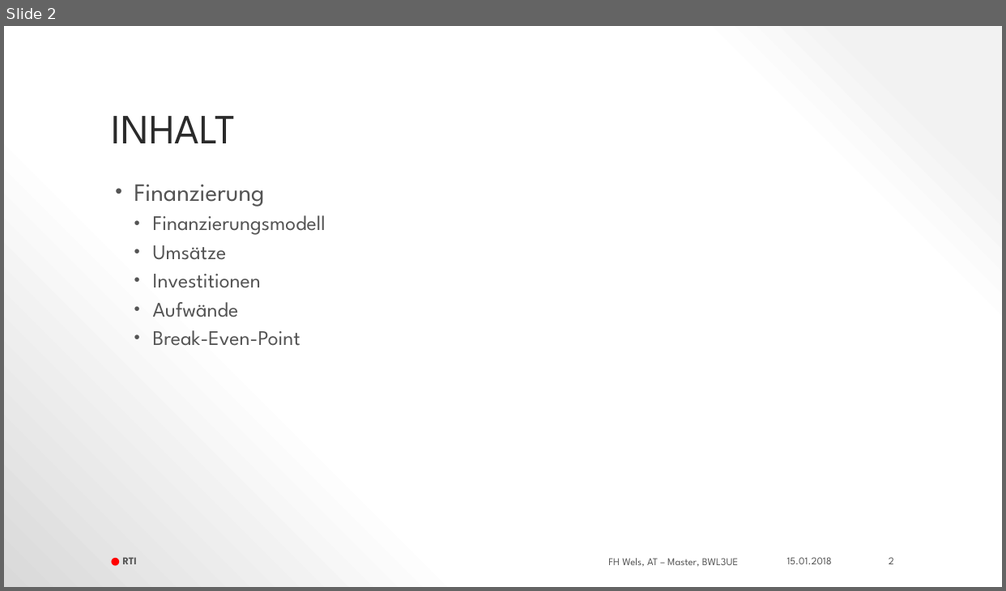
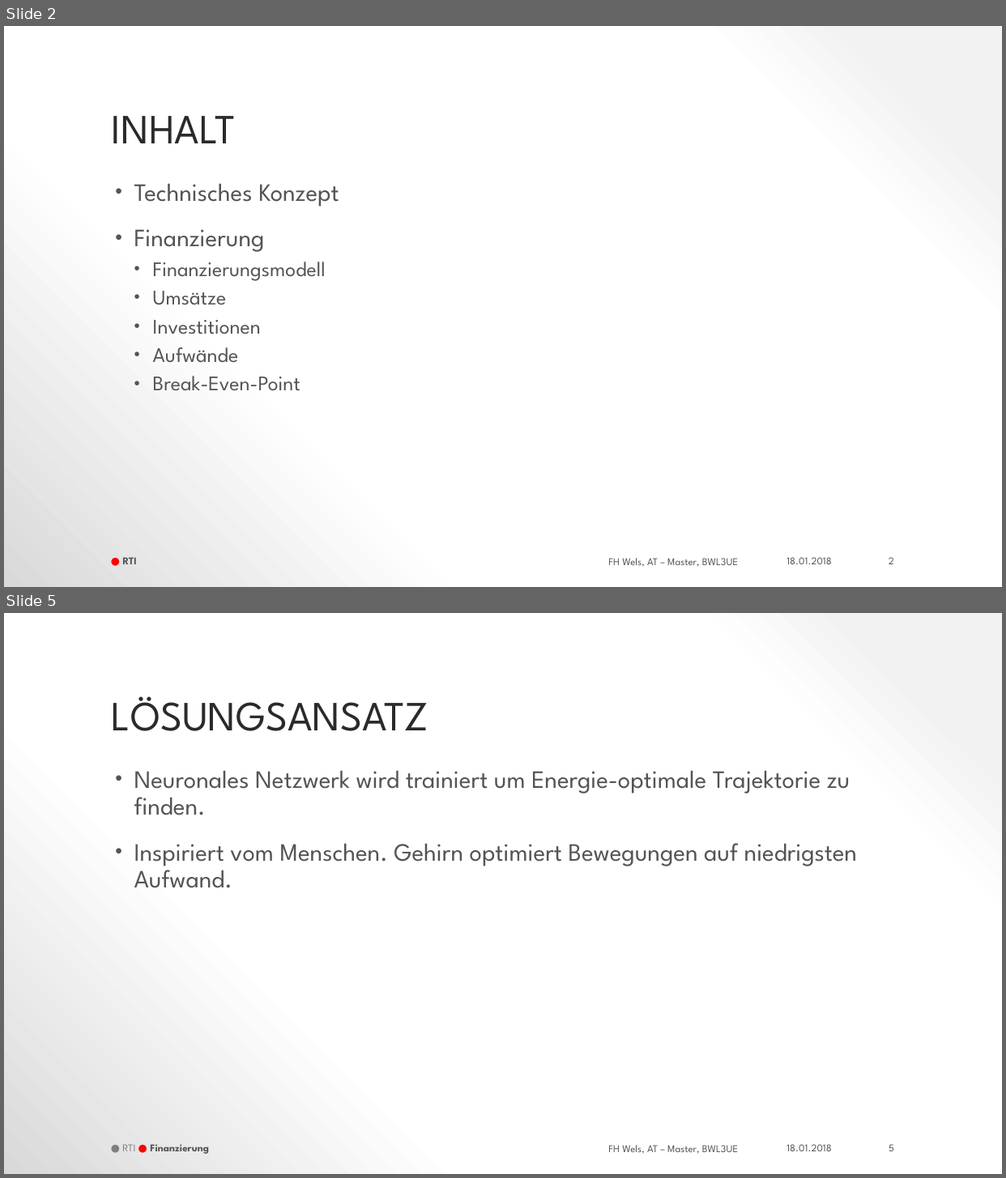
Before and after one commit to thunderbug1/BWL, a slide deck: Präsentation/RTI_Businessplan.pptx. Shown one above the other, each under a label of ours: slide 2 before the commit, slides 2 and 5 after it; the slides between them are not shown. The pictures are 1006x591 and 1006x1178 pixels, drawn with LibreOffice and Linux fonts; fonts in the diff are those of the drawing. Boxes give left, top, right and bottom in pixels: in the first picture for what was removed or moved away, otherwise in the second. Text is boxed around its words. In the diff, an @@ line names an element or a change of style, - is before the commit and + after.

```diff
--- a/Präsentation/RTI_Businessplan.pptx
+++ b/Präsentation/RTI_Businessplan.pptx
@@ slide 5 added at <box>4,613,1002,1174</box>, background gradient #F2F2F2 to #FFFFFF to #D9D9D9; not listed: 1 template element that a slide beside it also shows @@
@@ title added at <box>112,696,429,731</box>, 37.8 pt, text #2A2A2A @@
+LÖSUNGSANSATZ
@@ text added at <box>134,771,857,888</box>, 22.7 pt, text #545454 @@
+• Neuronales Netzwerk wird trainiert um Energie-optimale Trajektorie zu finden.
+• Inspiriert vom Menschen. Gehirn optimiert Bewegungen auf niedrigsten Aufwand.
@@ text added at <box>122,1144,209,1154</box>, 9.4 pt, text #545454, bold @@
+● RTI ● Finanzierung
@@ text added at <box>786,1144,832,1152</box>, 9.4 pt, text #545454 @@
+18.01.2018
@@ page number added at <box>889,1144,894,1152</box>, 9.4 pt, text #545454 @@
+5
@@ slide 2 changed as well @@
@@ text at <box>134,184,339,207</box>: paragraph added @@
+• Technisches Konzept
@@ text at <box>786,557,832,565</box>: text changed @@
-15.01.2018
+18.01.2018
```
Also in this commit, not shown: 10 other slides changed, 4 other slides added, 2 other files.
